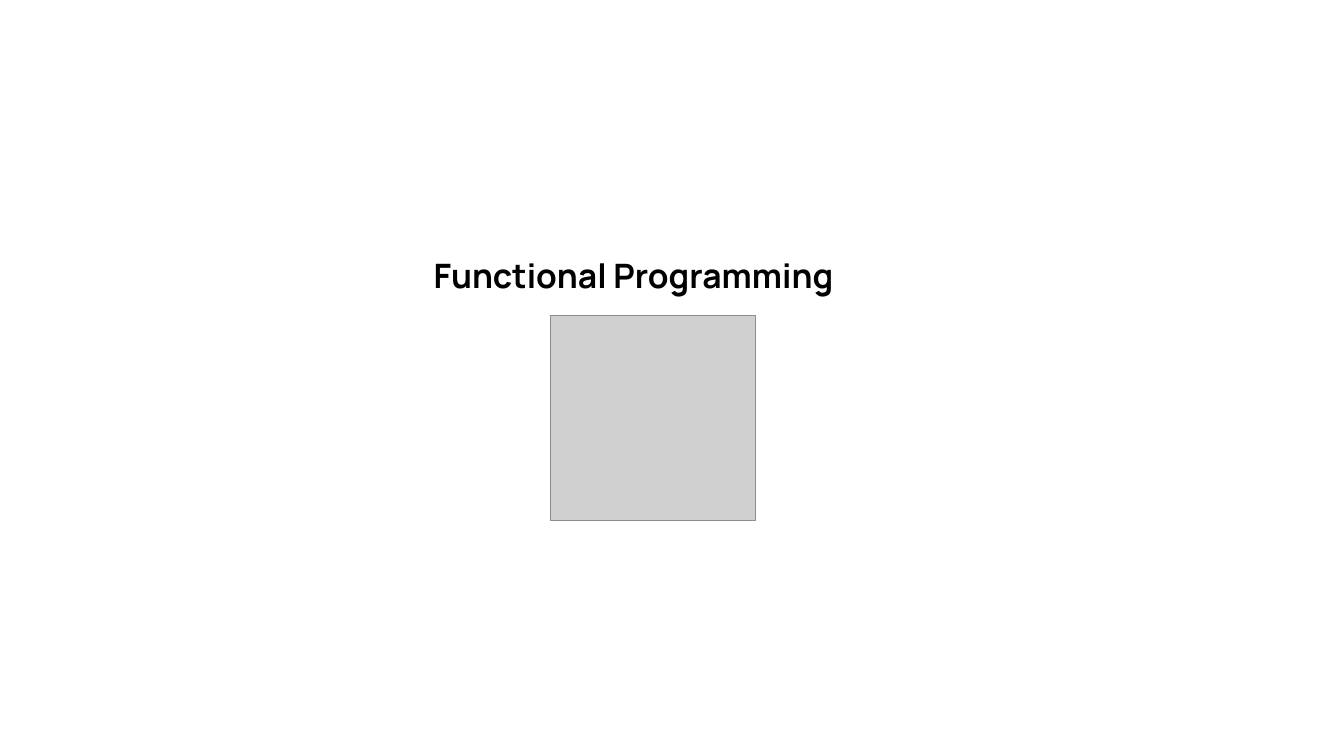
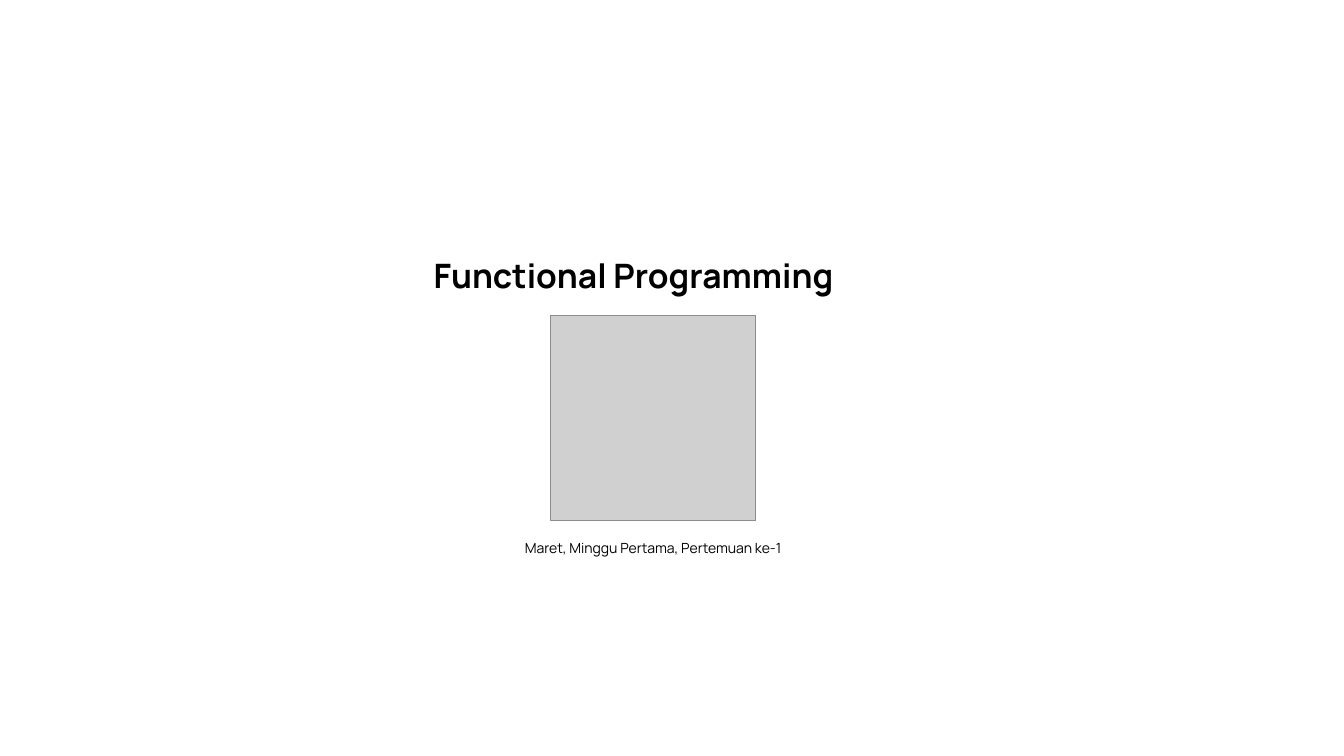
Before and after one commit to saddam-satria/learning-material, a slide deck: slide 1 of march/week-1/meeting-2/PPT.pptx. Drawn at 1344x756 pixels with LibreOffice and Linux fonts; fonts in the diff are those of the drawing; grey boxes stand for pictures. Boxes give left, top, right and bottom in pixels: in the first picture for what was removed or moved away, otherwise in the second. Text is boxed around its words. In the diff, an @@ line names an element or a change of style, - is before the commit and + after.

```diff
--- a/march/week-1/meeting-2/PPT.pptx
+++ b/march/week-1/meeting-2/PPT.pptx
@@ text added at [525, 543, 781, 557], 10 pt, text #000000 @@
+Maret, Minggu Pertama, Pertemuan ke-1
```
Also in this commit, not shown: 8 other slides changed, 2 slides added, 9 other files.
